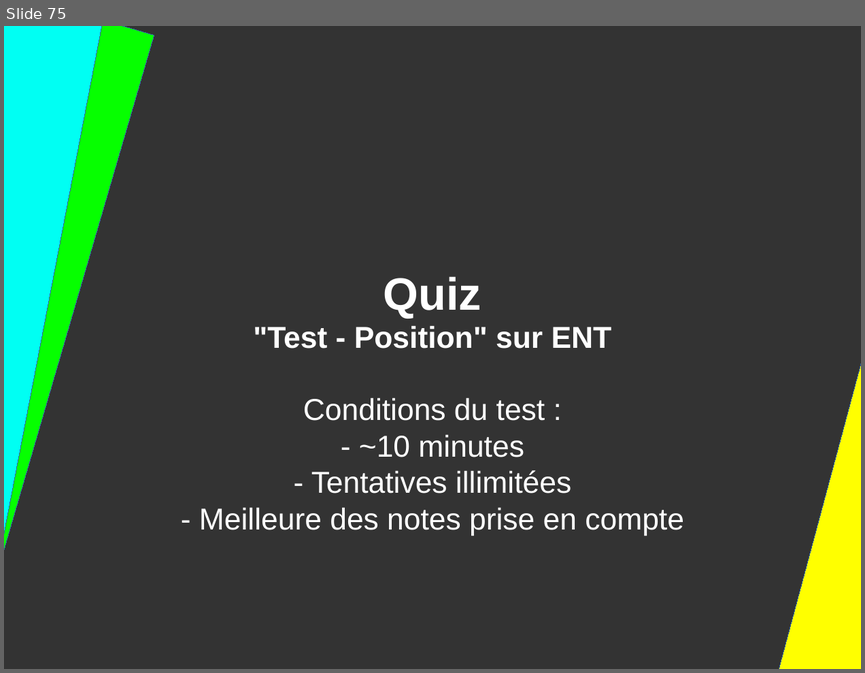
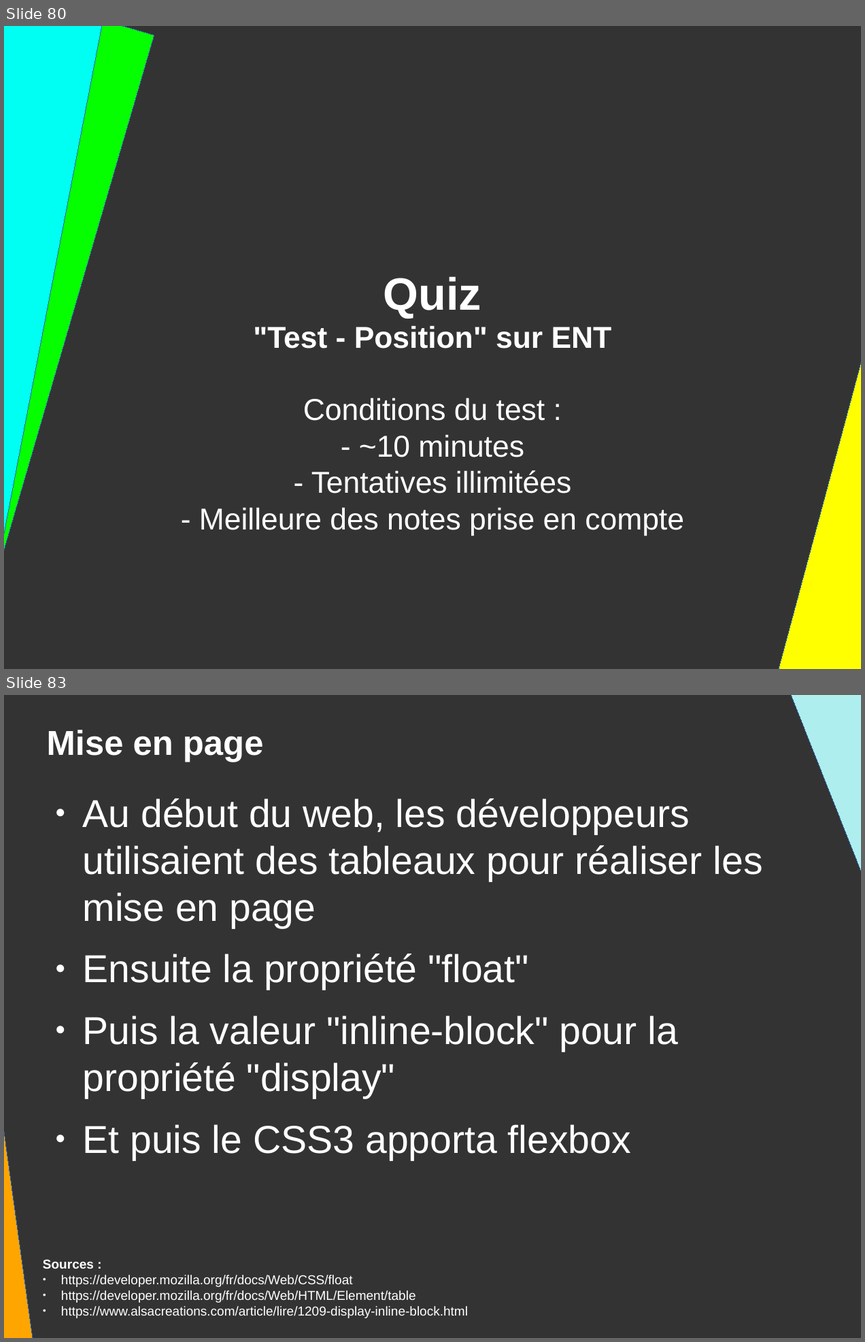
Before and after one commit to DanYellow/presentations, a slide deck: mmi/html/travaux-pratiques/numero-2/presentation.odp. Shown one above the other, each under a label of ours: slide 75 before the commit, slides 80 and 83 after it; the slides between them are not shown. The pictures are 865x673 and 865x1342 pixels, drawn with LibreOffice and Linux fonts; fonts in the diff are those of the drawing. Boxes give left, top, right and bottom in pixels: in the first picture for what was removed or moved away, otherwise in the second. Text is boxed around its words. In the diff, an @@ line names an element or a change of style, - is before the commit and + after.

```diff
--- a/mmi/html/travaux-pratiques/numero-2/presentation.odp
+++ b/mmi/html/travaux-pratiques/numero-2/presentation.odp
@@ slide 83 added at (4,695,861,1338), background #333333 @@
@@ right triangle added at (781,695,861,1003), fill #AFEEEE, outline #3465A4 0 pt @@
@@ title added at (47,730,264,762), 32 pt, text #FFFFFF, bold @@
+Mise en page
@@ right triangle added at (4,794,35,1338), fill #FFA500, outline #3465A4 0 pt @@
@@ text added at (83,798,763,1160), 36 pt, text #FFFFFF @@
+● Au début du web, les développeurs utilisaient des tableaux pour réaliser les mise en page
+● Ensuite la propriété "float"
+● Puis la valeur "inline-block" pour la propriété "display"
+● Et puis le CSS3 apporta flexbox
@@ text added at (43,1259,468,1318), 12 pt, text #FFFFFF @@
+Sources :
+● https://developer.mozilla.org/fr/docs/Web/CSS/float
+● https://developer.mozilla.org/fr/docs/Web/HTML/Element/table
+● https://www.alsacreations.com/article/lire/1209-display-inline-block.html
@@ what was slide 75 is now slide 80 @@
```
Also in this commit, not shown: 6 slides changed, 30 other slides added, 9 slides removed, 10 other files.
